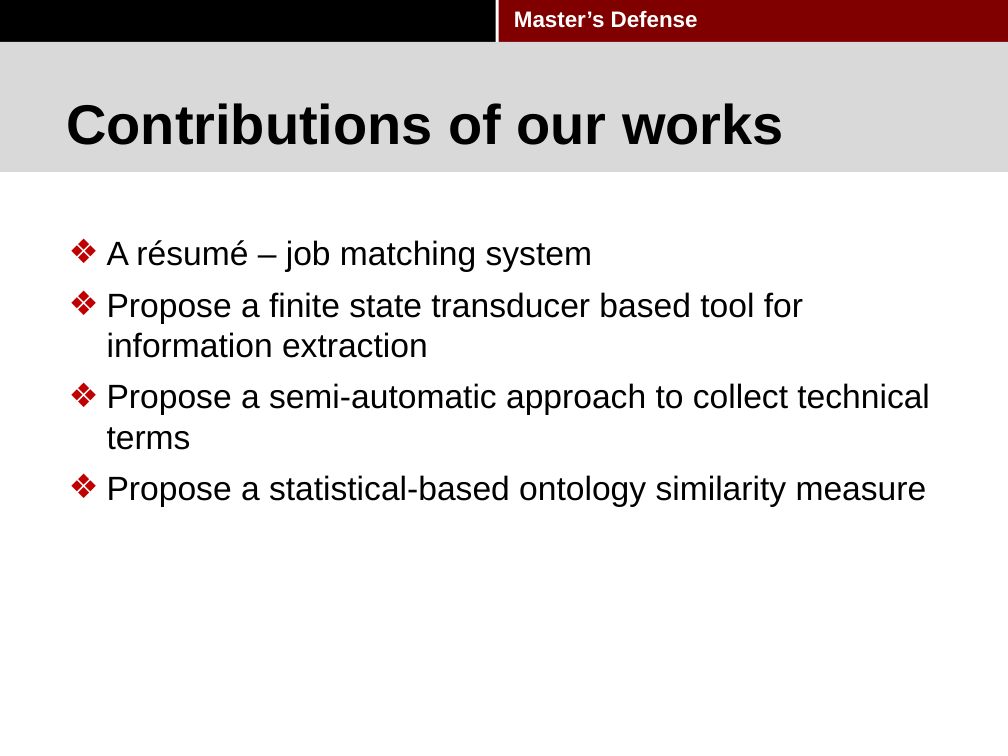
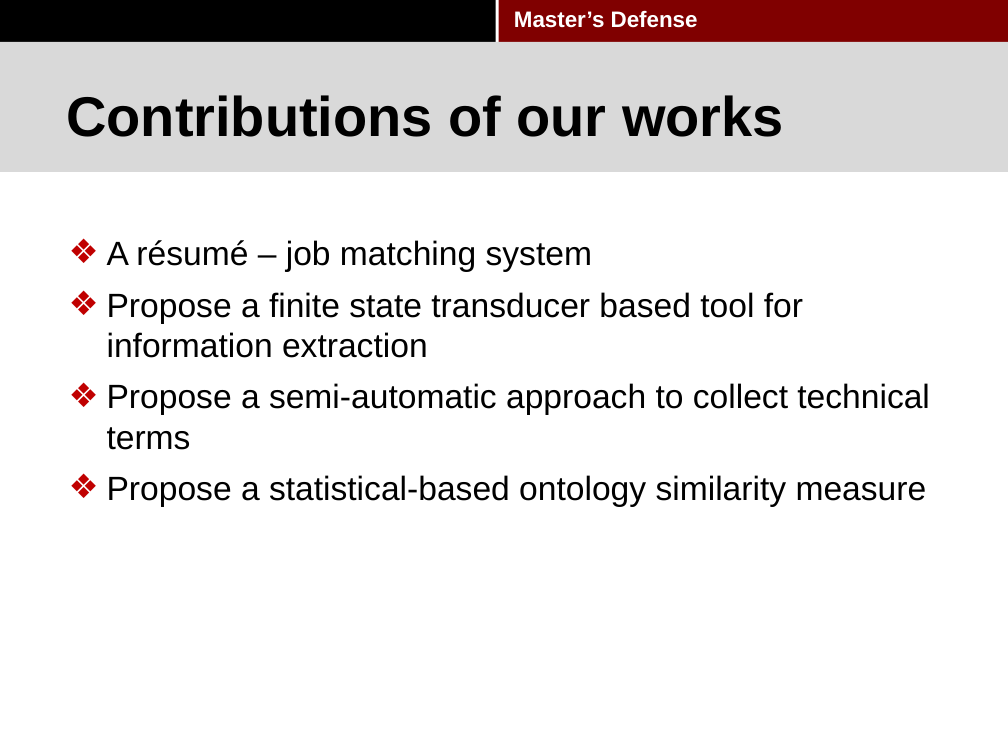
Before and after one commit to pkushiqiang/thesis, a slide deck: slide 7 of media/Master's thesis-2.pptx. Drawn at 1008x756 pixels with LibreOffice and Linux fonts; fonts in the diff are those of the drawing; background and template pictures are left out. Boxes give left, top, right and bottom in pixels: in the first picture for what was removed or moved away, otherwise in the second. Text is boxed around its words. In the diff, an @@ line names an element or a change of style, - is before the commit and + after.

```diff
--- a/media/Master's thesis-2.pptx
+++ b/media/Master's thesis-2.pptx
@@ title "Contributions of our works" moved from (x1=66, y1=103, x2=784, y2=145) to (x1=66, y1=95, x2=784, y2=137) @@
```
Also in this commit, not shown: 6 other slides changed, 4 slides added.
